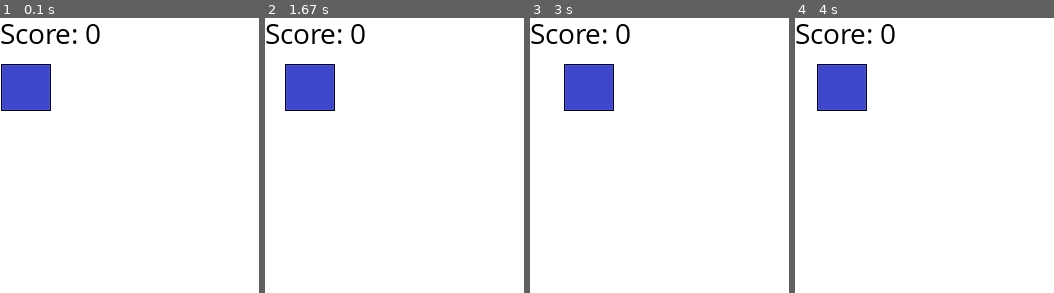
Above: before the commit, frames 1-4 (left to right).
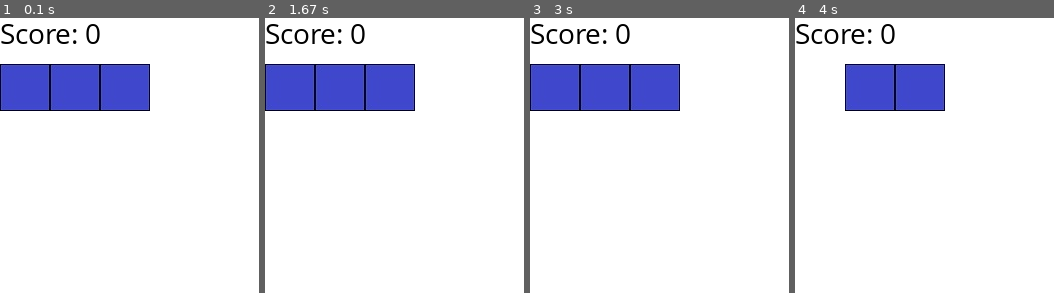
Above: after the commit, the same moments.

Repository: VoigtS/Snake_on_Python
Game: pygame game, started from pygame_template.py
Same seed, same stepped clock (60 frames per second), same inputs: the game is played once before the commit and once after it.
Inputs:
- Up to frame 1 (0.1 s): no input
- Up to frame 2 (1.67 s): no input
- Up to frame 3 (3 s): hold Left from 2.9 s (still down)
- Up to frame 4 (4 s): release Left at 3.37 s
The pictures show only the part of the screen within x 0-50%, y 0-50%; the shares and areas given below are measured in that part.

The runs differ from the first frame. In frame 1, 6.7% of the frame differs, in the area x 0-58%, y 16-34%; in frame 2, 7.1%; in frame 3, 7.1%; in frame 4, 7.2%, in the area x 8-58%, y 16-34%.

Commit message:
Snake grows

Diff:
--- a/pygame_template.py
+++ b/pygame_template.py
@@ -3,27 +3,47 @@
 from pygame import *
 
 class player:
+    x = [0]
+    y = [50]
+    playerWidth = 0
+    playerHeight = 0
     direction = 0
-    gameSpeed = 5
+    gameSpeed = 200
     playerWait = 0
 
     def __init__(self, length):
-        self.pos = position()
         self.length = length
         self.image = pygame.image.load("block.jpg")
+        self.playerWidth = self.image.get_rect().size[0]
+        self.playerHeight = self.image.get_rect().size[1]
+
+        for i in range(self.length - 1):
+            self.x.append(0)
+            self.y.append(50)
+            self.x[i] = (self.length - i - 1) * self.playerWidth
 
     def playerAutoMove(self):
         self.playerWait += 1
 
         if (self.playerWait >= self.gameSpeed):
-            if(self.direction == 0  and self.pos.x < app.windowWidth - self.image.get_rect().size[0]):
-                self.pos.moveRight()
-            elif(self.direction == 1 and self.pos.x > 0):
-                self.pos.moveLeft()
-            elif(self.direction == 2 and self.pos.y > 0):
-                self.pos.moveUp()
-            elif(self.direction == 3  and self.pos.y < app.windowHeight - self.image.get_rect().size[1]):
-                self.pos.moveDown()
+
+            #for i in range(len(self.x)):
+              #  print(self.x[i], self.y[i])
+            #print("xxxx" * 10)
+
+            for i in range(self.length - 1, 0, -1):
+                self.x[i] = self.x[i-1]
+                self.y[i] = self.y[i-1]
+
+            if(self.direction == 0  and self.x[0] < app.windowWidth - self.playerWidth):
+                self.x[0] += self.playerWidth
+            elif(self.direction == 1 and self.x[0] > 0):
+                self.x[0] -= self.playerWidth
+            elif(self.direction == 2 and self.y[0] > 0):
+                self.y[0] -= self.playerHeight
+            elif(self.direction == 3  and self.y[0] < app.windowHeight - self.playerHeight):
+                self.y[0] += self.playerHeight
+
             self.playerWait = 0
 
     def moveRight(self):
@@ -38,37 +58,33 @@
     def moveDown(self):
         self.direction = 3
 
-    #def playerGrow(self):
+    def growPlayer(self, screen):
+        self.y.append(self.y[-1])
+        self.x.append(self.x[-1])
 
+        self.length += 1
+
+    def drawPlayer(self, screen):
+        for i in range(self.length):
+            screen.blit(self.image, (self.x[i], self.y[i]))
 
 
 class apple:
+    x = 0
+    y = 0
+    appleWidth = 0
+    appleHeight = 0
     appleCounter = 0
 
     def __init__(self):
-        self.pos = position()
         self.image = pygame.image.load("apple.png")
+        self.appleWidth = self.image.get_rect().size[0]
+        self.appleHeight = self.image.get_rect().size[1]
         self.positioning()
 
     def positioning(self):
-        self.pos.x = random.randrange(app.windowWidth - self.image.get_rect().size[0])
-        self.pos.y = random.randrange(app.windowHeight - self.image.get_rect().size[1])
-
-class position:
-    x = 0
-    y = 50
-
-    def moveRight(self):
-        self.x += 1
-
-    def moveLeft(self):
-        self.x -= 1
-
-    def moveUp(self):
-        self.y -= 1
-
-    def moveDown(self):
-        self.y += 1
+        self.x = random.randrange(app.windowWidth - self.appleWidth)
+        self.y = random.randrange(app.windowHeight - self.appleHeight)
 
 
 class app:
@@ -91,26 +107,18 @@
 
     def renderField(self):
         self.screen.fill(self.color)
-        self.score = self.font1.render('Score: ' + str(self.apple.appleCounter), True, (0, 0, 0))
+        self.score = self.font1.render('Score: ' + str(apple.appleCounter), True, (0, 0, 0))
         self.screen.blit(self.score, (0,0))
-        self.screen.blit(self.player.image, (self.player.pos.x, self.player.pos.y))
-        self.screen.blit(self.apple.image, (self.apple.pos.x, self.apple.pos.y))
+        self.player.drawPlayer(self.screen)
+        self.screen.blit(self.apple.image, (self.apple.x, self.apple.y))
         pygame.display.flip()
 
-    def quitEvent(self, event):
-        self.running = False
-        pygame.quit()
-        sys.exit()
+    def checkCollision(self, x1, y1, x2, y2, objectWidth, objectHeight):
 
-    def checkCollision(self, x1, y1, x2, y2):
-        playerSizeX = self.player.image.get_rect().size[0]
-        playerSizeY = self.player.image.get_rect().size[1]
-        appleSizeX = self.apple.image.get_rect().size[0]
-        appleSizeY = self.apple.image.get_rect().size[1]
-
-        if(x1 + playerSizeX >= x2 and x1 <= x2 + appleSizeX):
-            if(y1 + playerSizeY >= y2 and y1 <= y2 + appleSizeY):
-                self.apple.appleCounter += 1
+        if(x1 + self.player.playerWidth >= x2 and x1 <= x2 + objectWidth):
+            if(y1 + self.player.playerHeight >= y2 and y1 <= y2 + objectHeight):
+                apple.appleCounter += 1
+                self.player.growPlayer(self.screen)
                 return(True)
 
         return(False)
@@ -135,12 +143,17 @@
             self.renderField()
             self.player.playerAutoMove()
 
-            if(self.checkCollision(self.player.pos.x, self.player.pos.y, self.apple.pos.x, self.apple.pos.y)):
+            if(self.checkCollision(self.player.x[0], self.player.y[0], self.apple.x, self.apple.y, self.apple.appleWidth, self.apple.appleHeight)):
                 self.apple.positioning()
 
             for event in pygame.event.get():
                 if event.type == pygame.QUIT:
                     self.quitEvent(event)
+
+    def quitEvent(self, event):
+        self.running = False
+        pygame.quit()
+        sys.exit()
 
 
 if __name__ == "__main__":
